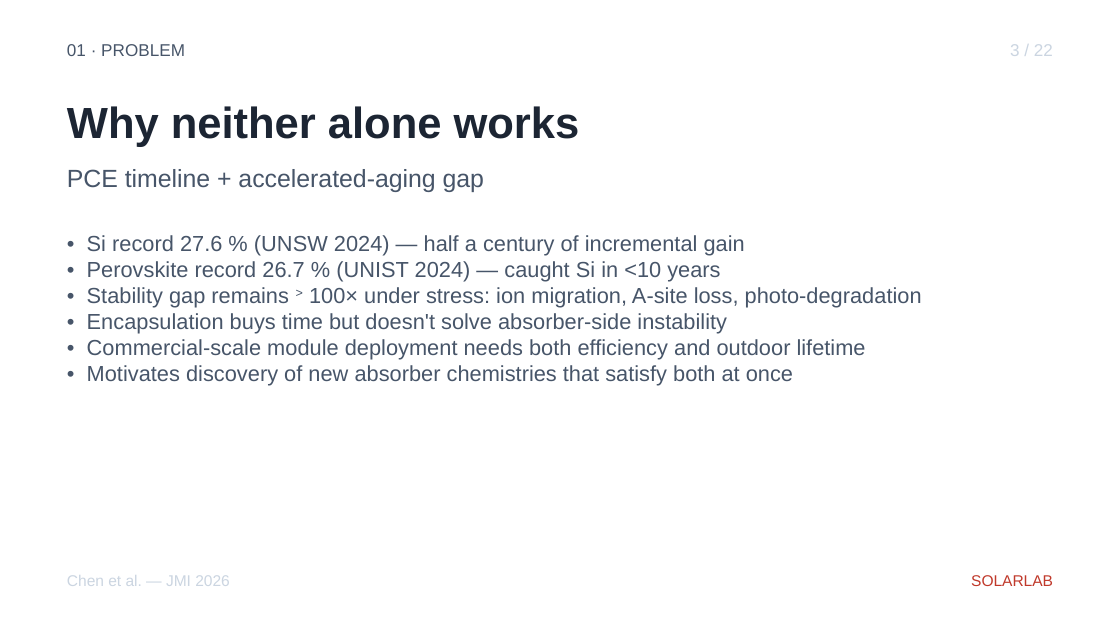
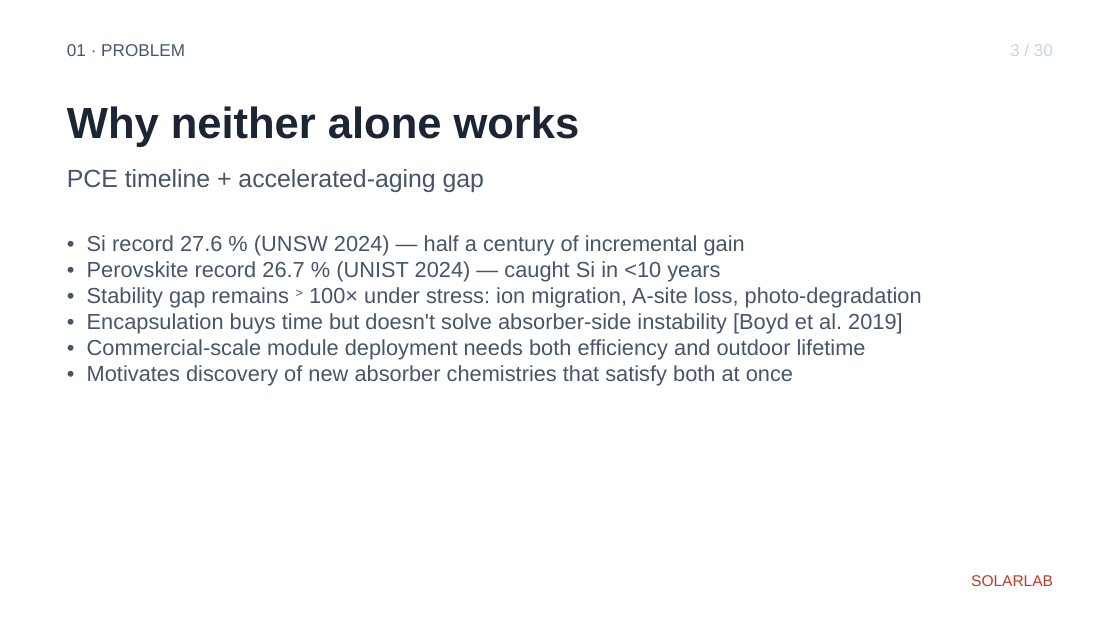
Before and after one commit to ShaneLogic/SolarLab, a slide deck: slide 4 of presentations/jmi-2026/output/jmi-2026.pptx. Drawn at 1120x630 pixels with LibreOffice and Linux fonts; fonts in the diff are those of the drawing. Boxes give left, top, right and bottom in pixels: in the first picture for what was removed or moved away, otherwise in the second. Text is boxed around its words. In the diff, an @@ line names an element or a change of style, - is before the commit and + after.

```diff
--- a/presentations/jmi-2026/output/jmi-2026.pptx
+++ b/presentations/jmi-2026/output/jmi-2026.pptx
@@ text at [1010, 44, 1053, 56]: text changed @@
-3 / 22
+3 / 30
@@ text at [87, 313, 903, 334]: text changed @@
-• Encapsulation buys time but doesn't solve absorber-side instability
+• Encapsulation buys time but doesn't solve absorber-side instability [Boyd et al. 2019]
@@ text removed at [67, 575, 230, 586] @@
-Chen et al. — JMI 2026
```
Also in this commit, not shown: 19 other slides changed, 9 slides added, 1 slide removed, 2 other files.
